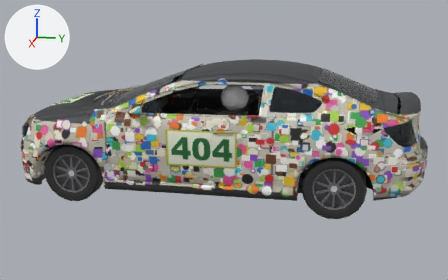
The glTF model public/cars/field/models/404.glb, before and after one commit.
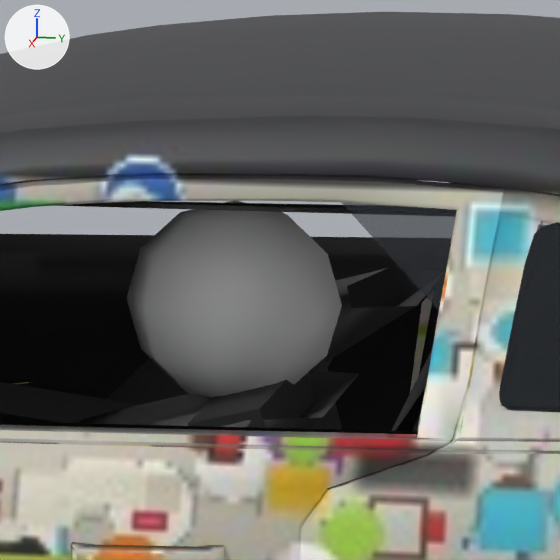
Each version is shown whole from a 50 mm camera at (6.62, 1.43, 2.19) aimed at (0.03, 0.11, 0.55), then close up on the part from 45% to 62% of the width and 21% to 47% of the height. Every picture has the same lights, and +X, +Y and +Z are marked at upper left. The first two pictures are the older version. Vertices at exactly the same position are counted once.

The first close-up shows 'body'.
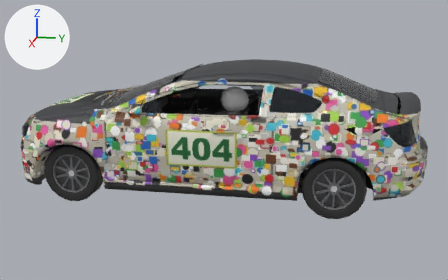
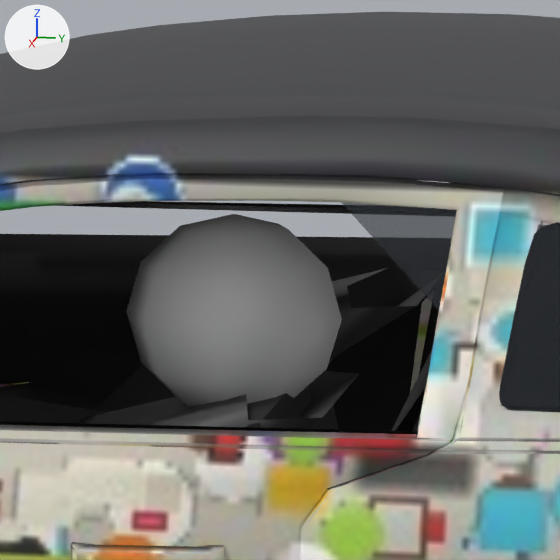
Scene script edits in JSON lines:
```json
{"block": "me_body_mesh", "where": "me_body_mesh.from_pydata(...)  # 6095 vertices, 8371 faces; spans x -0.97..0.97, y -2.16..2.28, z 0.1..1.45"}
{"block": "me_body_mesh", "where": "# used by ob_body; location = (0.0, 0.0, -0.03)"}
{"block": "me_body_mesh", "change": "me_body_mesh part 1: the loose piece of 42 vertices spanning x 0.24..0.5, y 0.14..0.44, z 0.97..1.25 is moved by (0.0, 0.0, -0.02)"}
{"block": "me_body_mesh", "change": "me_body_mesh part 2: 157 of 6095 vertices moved; they spanned x -0.81..0.81, y -1.15..0.68, z 0.29..1.4 and now span x -0.81..0.81, y -1.15..0.68, z 0.28..1.4; mean shift (0.0, 0.0, -0.01); largest move (-0.78, -1.15, 0.82) -> (0.62, 0.53, 0.38)"}
{"block": "me_body_mesh", "change": "me_body_mesh part 3: 61 kept faces spanning x -0.79..0.81, y -1.15..0.68, z 0.28..1.4 get new texture (UV) coordinates"}
```

Location of each change, (x1, y1, x2, y2) in pixels of the close-ups (560 x 560 px; the box of a moved part takes in the faces that stretch with it):
```json
{"part": 1, "of": "me_body_mesh", "change": "moved or reshaped", "before": [126, 201, 342, 398], "after": [126, 214, 342, 406]}
{"part": 2, "of": "me_body_mesh", "change": "moved or reshaped", "before": [0, 174, 342, 430], "after": [14, 174, 491, 429], "on screen": "mostly hidden"}
{"part": 3, "of": "me_body_mesh", "change": "surface changed", "before": [0, 413, 47, 423], "after": [0, 411, 107, 423]}
```
